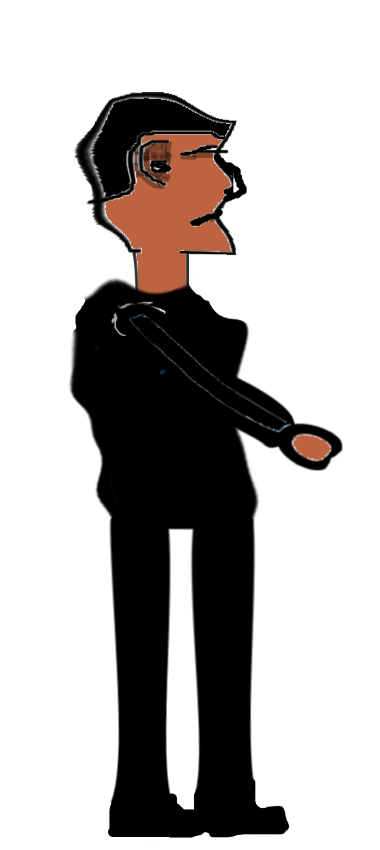
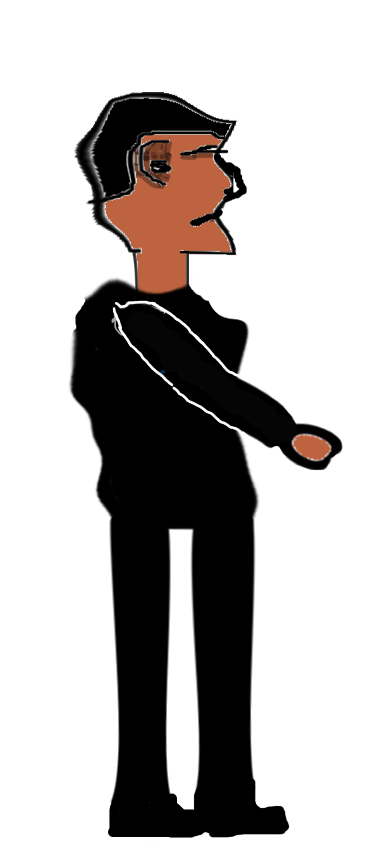
Before/after of a 380px x 850px layered artwork. What changed in the layer stack:
painted on "arm1 Merged" over [112, 300, 343, 472]
